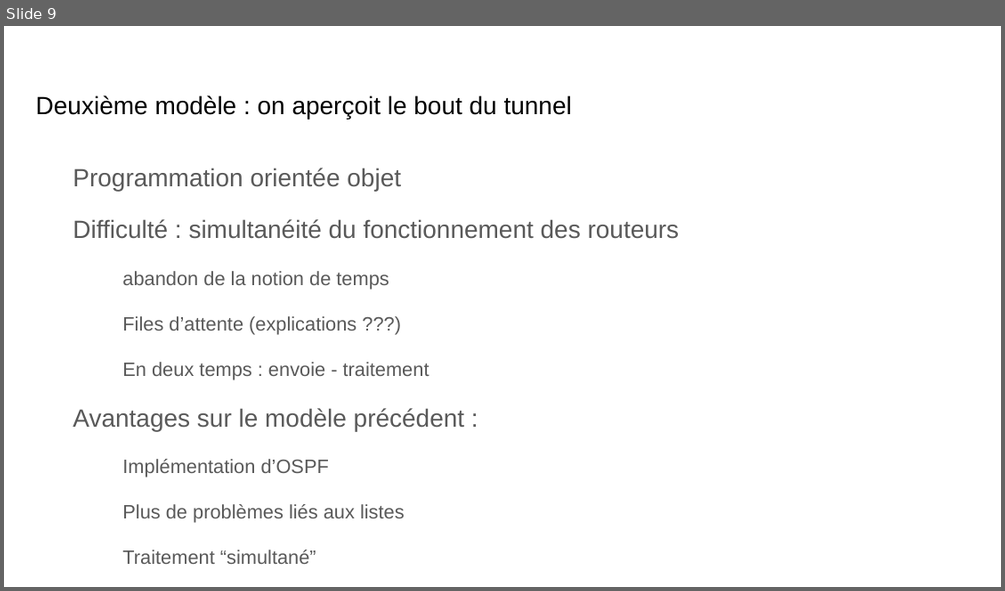
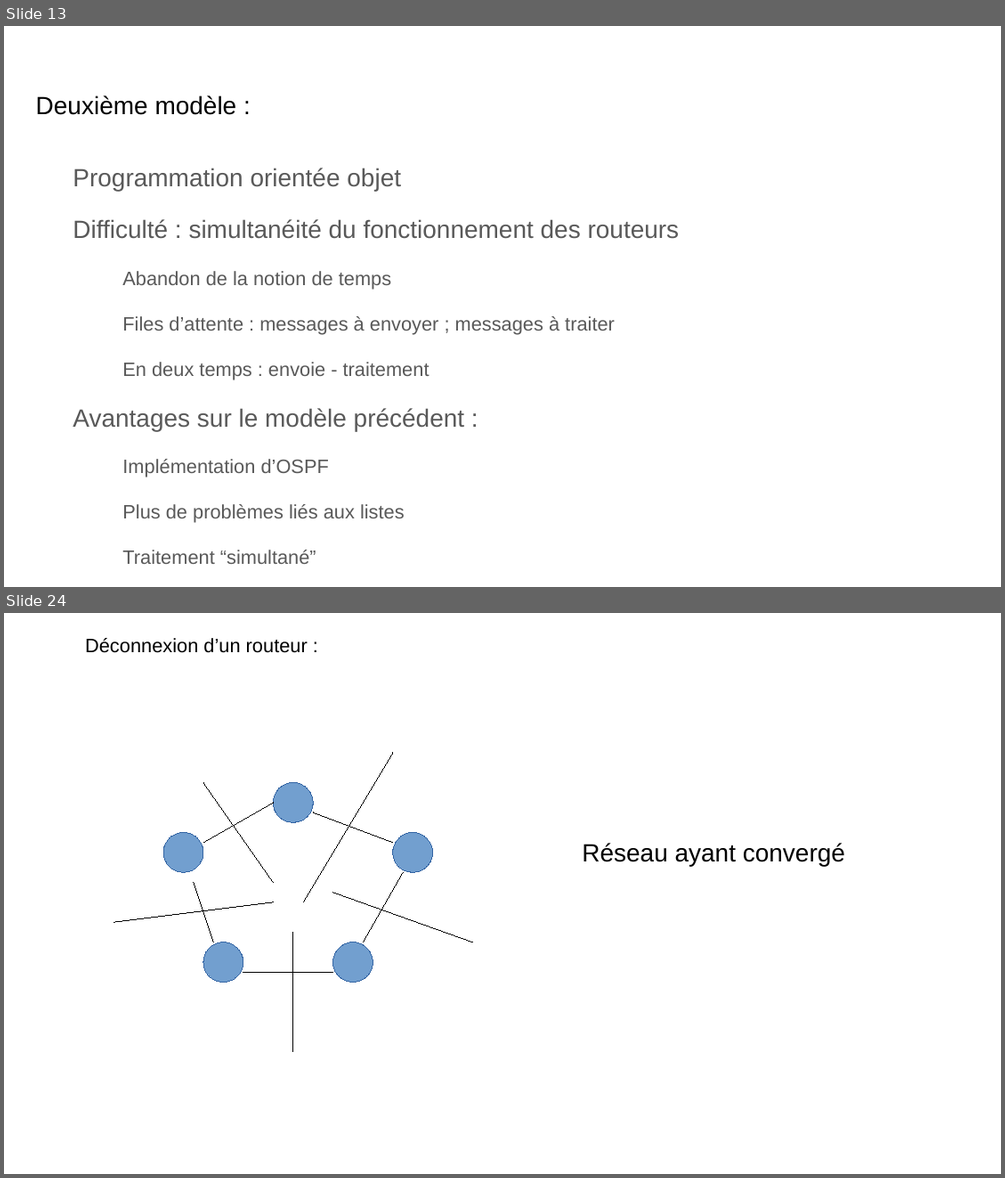
Before and after one commit to Sinvers/network, a slide deck: PresentationTIPE.odp. Shown one above the other, each under a label of ours: slide 9 before the commit, slides 13 and 24 after it; the slides between them are not shown. The pictures are 1005x591 and 1005x1178 pixels, drawn with LibreOffice and Linux fonts; fonts in the diff are those of the drawing. Boxes give left, top, right and bottom in pixels: in the first picture for what was removed or moved away, otherwise in the second. Text is boxed around its words. In the diff, an @@ line names an element or a change of style, - is before the commit and + after.

```diff
--- a/PresentationTIPE.odp
+++ b/PresentationTIPE.odp
@@ slide 24 added at [4,613,1001,1174], background #FFFFFF @@
@@ text added at [85,638,307,653], 14 pt, text #000000 @@
+Déconnexion d’un routeur :
@@ line added from (393, 753) to (303, 902), #000000 0 pt @@
@@ line added from (203, 782) to (273, 882), #000000 0 pt @@
@@ ellipse added at [273,782,313,822], fill #729FCF, outline #3465A4 0 pt @@
@@ line added from (203, 843) to (273, 803), #000000 0 pt @@
@@ line added from (313, 812) to (393, 843), #000000 0 pt @@
@@ ellipse added at [163,832,203,872], fill #729FCF, outline #3465A4 0 pt @@
@@ ellipse added at [393,832,433,872], fill #729FCF, outline #3465A4 0 pt @@
@@ text added at [582,843,845,867], 18 pt, text #000000 @@
+Réseau ayant convergé
@@ line added from (363, 942) to (403, 872), #000000 0 pt @@
@@ line added from (113, 922) to (273, 902), #000000 0 pt @@
@@ line added from (194, 882) to (213, 942), #000000 0 pt @@
@@ line added from (333, 892) to (472, 942), #000000 0 pt @@
@@ line added from (293, 932) to (293, 1052), #000000 0 pt @@
@@ ellipse added at [203,942,243,981], fill #729FCF, outline #3465A4 0 pt @@
@@ ellipse added at [333,942,372,981], fill #729FCF, outline #3465A4 0 pt @@
@@ line added from (243, 972) to (333, 972), #000000 0 pt @@
@@ what was slide 9 is now slide 13 @@
@@ slide 13 changed as well @@
@@ text at [36,95,237,115]: text changed @@
-Deuxième modèle : on aperçoit le bout du tunnel
+Deuxième modèle :
@@ text at [122,271,615,334]: text changed @@
-abandon de la notion de temps
-Files d’attente (explications ???)
+Abandon de la notion de temps
+Files d’attente : messages à envoyer ; messages à traiter
```
Also in this commit, not shown: 6 other slides changed, 16 other slides added, 4 slides removed, 2 other files.
